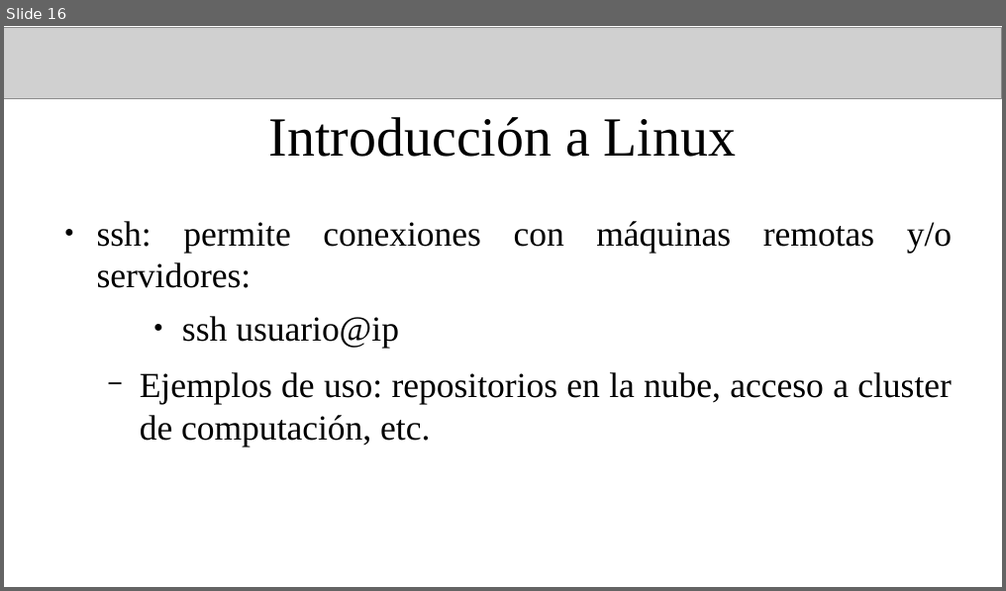
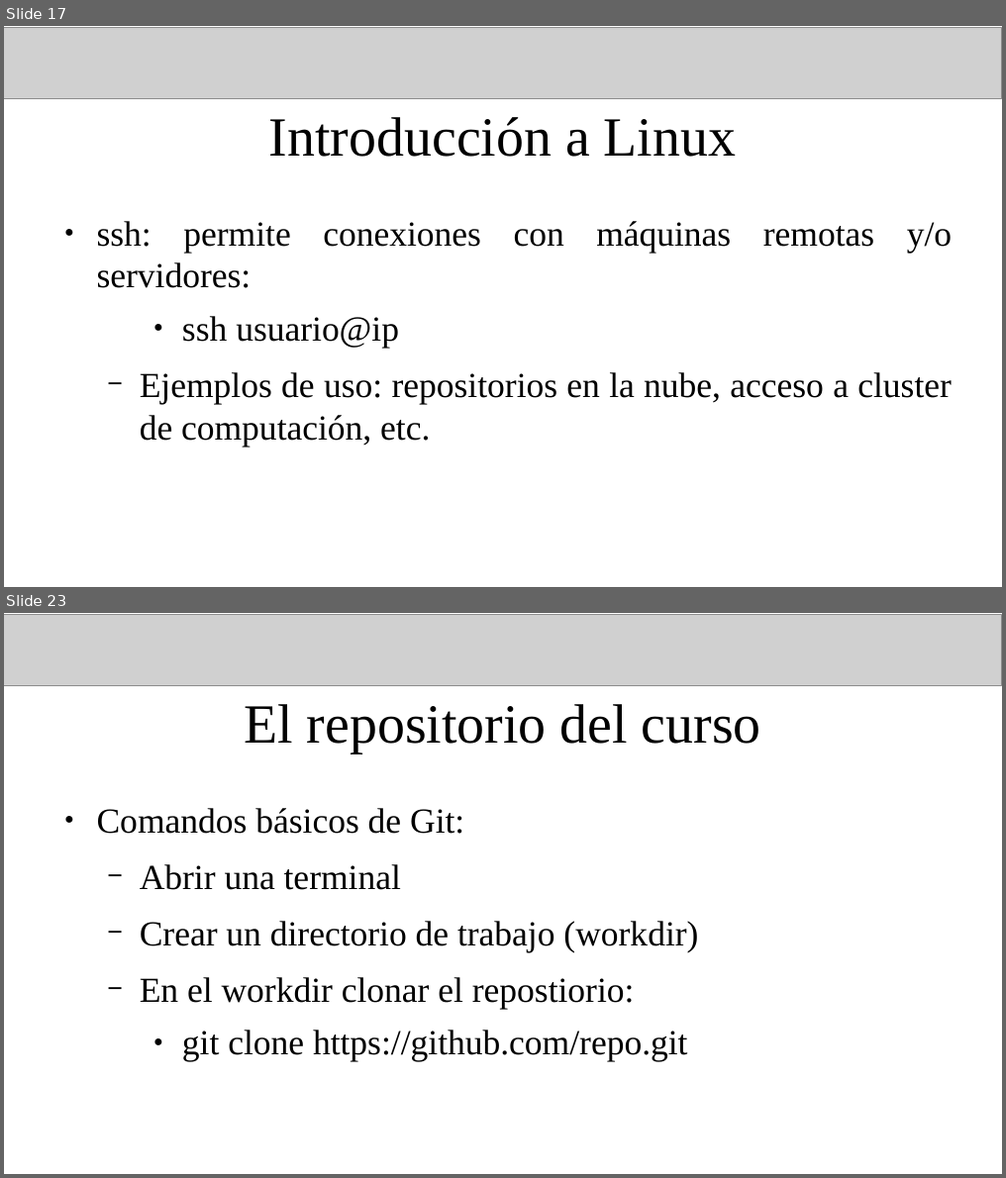
Before and after one commit to fiscompunipamplona/unidad1_IntroLinux, a slide deck: clases/clase-introLinux_1.odp. Shown one above the other, each under a label of ours: slide 16 before the commit, slides 17 and 23 after it; the slides between them are not shown. The pictures are 1006x591 and 1006x1178 pixels, drawn with LibreOffice and Linux fonts; fonts in the diff are those of the drawing; grey boxes stand for pictures. Boxes give left, top, right and bottom in pixels: in the first picture for what was removed or moved away, otherwise in the second. Text is boxed around its words. In the diff, an @@ line names an element or a change of style, - is before the commit and + after.

```diff
--- a/clases/clase-introLinux_1.odp
+++ b/clases/clase-introLinux_1.odp
@@ slide 23 added at (4,613,1002,1174), background #FFFFFF @@
@@ picture added at (4,615,1002,685) @@
@@ title added at (244,704,761,754), 44 pt, text #000000 @@
+El repositorio del curso
@@ text added at (97,808,698,1061), 28 pt, text #000000 @@
+● Comandos básicos de Git:
+  − Abrir una terminal
+  − Crear un directorio de trabajo (workdir)
+  − En el workdir clonar el repostiorio:
+    ● git clone https://github.com/repo.git
@@ what was slide 16 is now slide 17 @@
```
Also in this commit, not shown: 3 slides changed, 6 other slides added, 8 other files.
